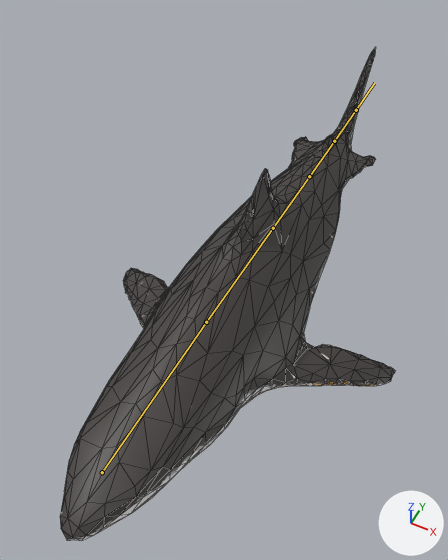
Renders of the FBX model FBXDinamicos nuevos/TiburonBlanco.fbx from each side of a commit.
One viewpoint serves both versions: a 50 mm lens placed at (0.48, -1.251, 1.316), pointed at (-0.095, -0.102, -0.12). Lighting does not change. The marker at lower right points along +X, +Y and +Z. The bones that bend it are drawn over the model as lines. Mesh edges are drawn as thin lines.
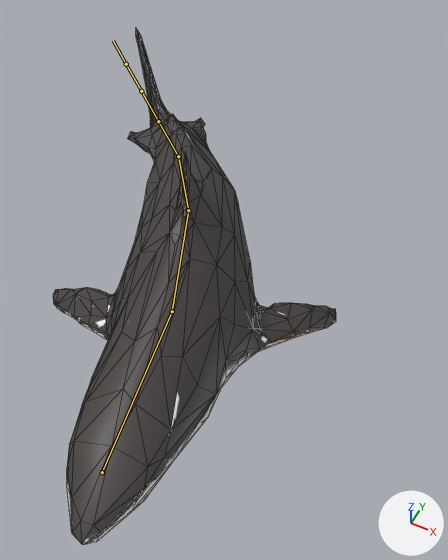
The newer file adds an action. The first version stands in its rest pose; the second is drawn at frame 1 of the action 'Armature|Armature|Armature|Armature|Armature|ArmatureAction.006'.

Where the change shows, as pixel boxes (x1, y1, x2, y2) in the pictures (448 x 560 px):
'Mesh1', posed (15% narrower): before (60, 47, 395, 541); after (53, 28, 336, 545)
bone 'Cabeza', root to tip: before (102, 472) to (206, 322); after (102, 472) to (172, 311)
bone 'Torso', root to tip: before (206, 322) to (273, 228); after (172, 311) to (188, 210)
bone 'Cola1', root to tip: before (273, 228) to (309, 176); after (188, 210) to (178, 156)
bone 'Cola1.1', root to tip: before (309, 176) to (334, 141); after (178, 156) to (158, 121)

The change in detail:
Bone 'Cabeza' (bone_cabeza) turns from (0, 0, 0) to (0, -1, 12) degrees about its own x, y and z.
Bone 'Torso' (bone_torso) turns from (0, 0, 0) to (0, -1, 12) degrees about its own x, y and z.
Bone 'Cola1' (bone_cola1) turns from (0, 0, 0) to (0, -1, 12) degrees about its own x, y and z.
Bone 'Cola1.1' (bone_cola1_1) turns from (0, 0, 0) to (0, -1, 12) degrees about its own x, y and z.
